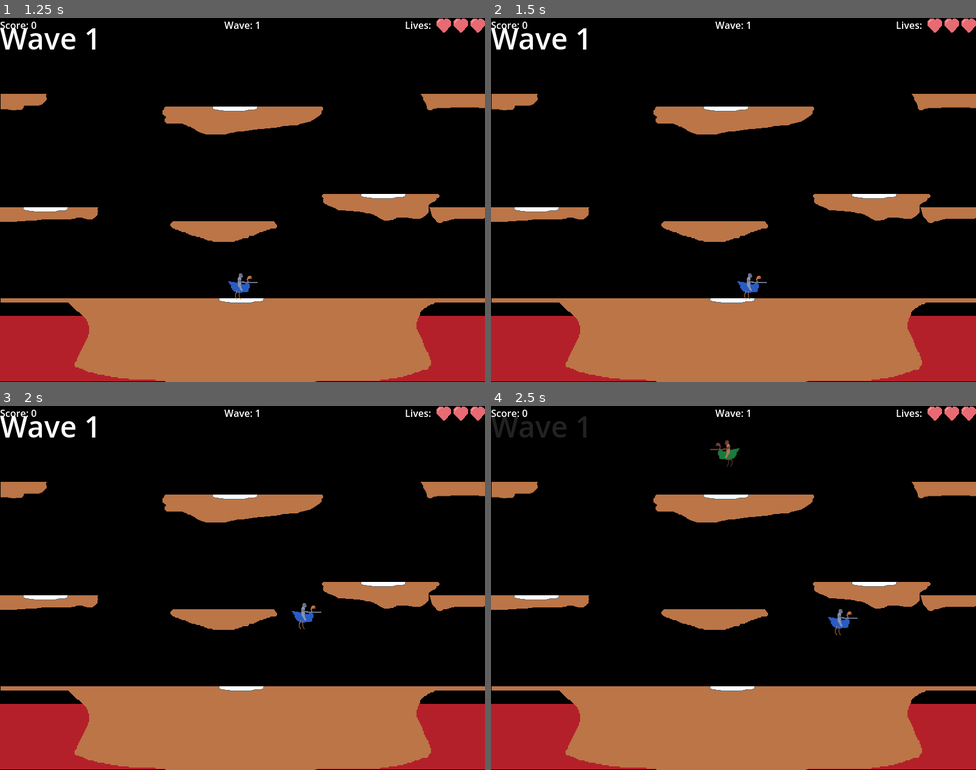
Above: before the commit, frames 1-4 (two rows, left to right).
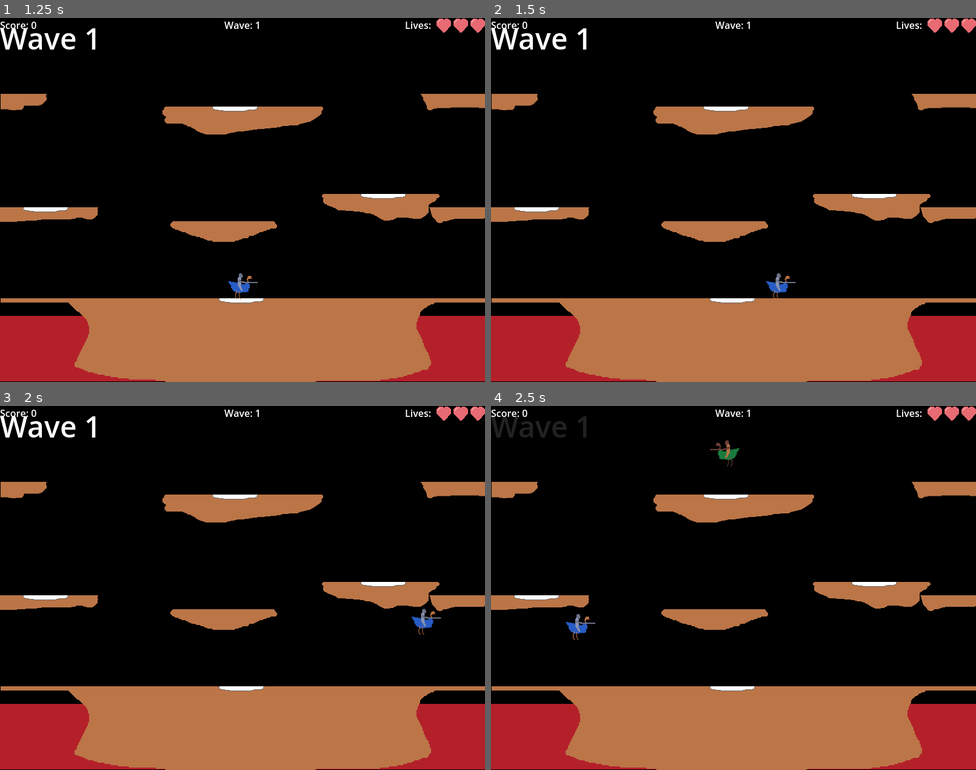
Above: after the commit, the same moments.

Repository: Tartelati/Jousting
Game: Godot game, scene res://scenes/main.tscn
The game is run twice, just before and just after one commit, with the same random seed, the same clock (stepped at 60 frames per second) and the same inputs. Sound files missing from this copy of the repository are replaced by a short silence.
Inputs:
- Up to frame 1 (1.25 s): click "Start Game" at 0.5 s
- Up to frame 2 (1.5 s): tap Enter (start_game) at 1.25, 1.35 s; hold Right (move_right) from 1.28 s (still down)
- Up to frame 3 (2 s): keep holding Right (move_right); tap Space (Flap) at 1.52, 1.82 s
- Up to frame 4 (2.5 s): keep holding Right (move_right); tap Enter (start_game) at 2.1 s; tap Space (Flap) at 2.27 s

Frame 1 is identical in both runs. In frame 2, 0.3% of the frame differs, in the area x 50-63%, y 70-78%; in frame 3, 0.3%; in frame 4, 0.3%, in the area x 15-76%, y 55-65%.

Commit message:
Changes to the movement system.

Diff:
--- a/scenes/entities/player.gd
+++ b/scenes/entities/player.gd
@@ -3,12 +3,18 @@
 #movement parameters
 var gravity = 800
 var flap_force = -300
-var move_speed = 150
+var base_move_speed = 150
 var max_fall_speed = 400
+var max_speed_multiplier = 3.0  # Maximum speed multiplier (3x base speed)
+var speed_increase_per_input = 0.5  # How much to increase speed per input (0.5x)
 
 #state tracking
 var is_flapping = false
 var is_alive = true
+var current_direction = 0  # Current movement direction (-1, 0, or 1)
+var current_speed_multiplier = 1.0  # Current speed multiplier
+var input_count = 0  # Number of inputs in current direction
+var last_input_time = 0.0  # Time of last input for resetting speed
 
 #references
 @onready var sprite = $Sprite2D
@@ -47,15 +53,35 @@
 		is_flapping = false
 
 	# Handle horizontal movement
-	var direction = 0
+	var new_direction = 0
 	if Input.is_action_pressed("move_left"):
-		direction = -1
+		new_direction = -1
 		sprite.flip_h = true
 	elif Input.is_action_pressed("move_right"):
-		direction = 1
+		new_direction = 1
 		sprite.flip_h = false
 
-	velocity.x = direction * move_speed
+	# Handle speed increase based on repeated inputs
+	if new_direction != 0:
+		if new_direction == current_direction:
+			# Same direction - increase speed if not at max
+			if current_speed_multiplier < max_speed_multiplier:
+				current_speed_multiplier += speed_increase_per_input
+				current_speed_multiplier = min(current_speed_multiplier, max_speed_multiplier)
+		else:
+			# Different direction - reset speed and update direction
+			current_direction = new_direction
+			current_speed_multiplier = 1.0
+		last_input_time = Time.get_ticks_msec()
+	else:
+		# No input - maintain current speed and direction
+		# Reset speed after 1 second of no input
+		if Time.get_ticks_msec() - last_input_time > 1000:
+			current_speed_multiplier = 1.0
+			current_direction = 0
+
+	# Apply movement with current speed multiplier
+	velocity.x = current_direction * base_move_speed * current_speed_multiplier
 
 	# Handle screen wrapping
 	screen_wrapping()
